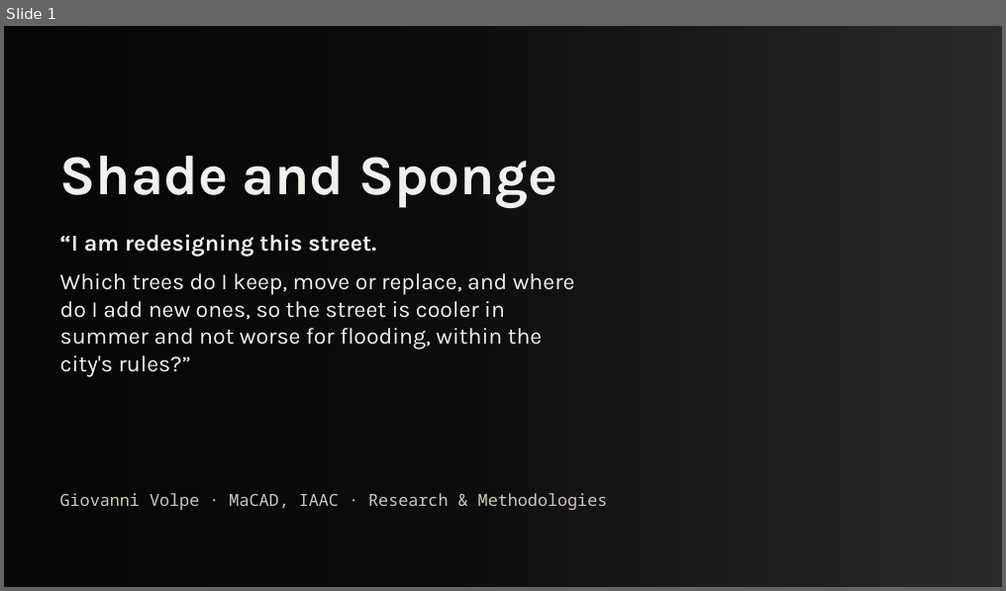
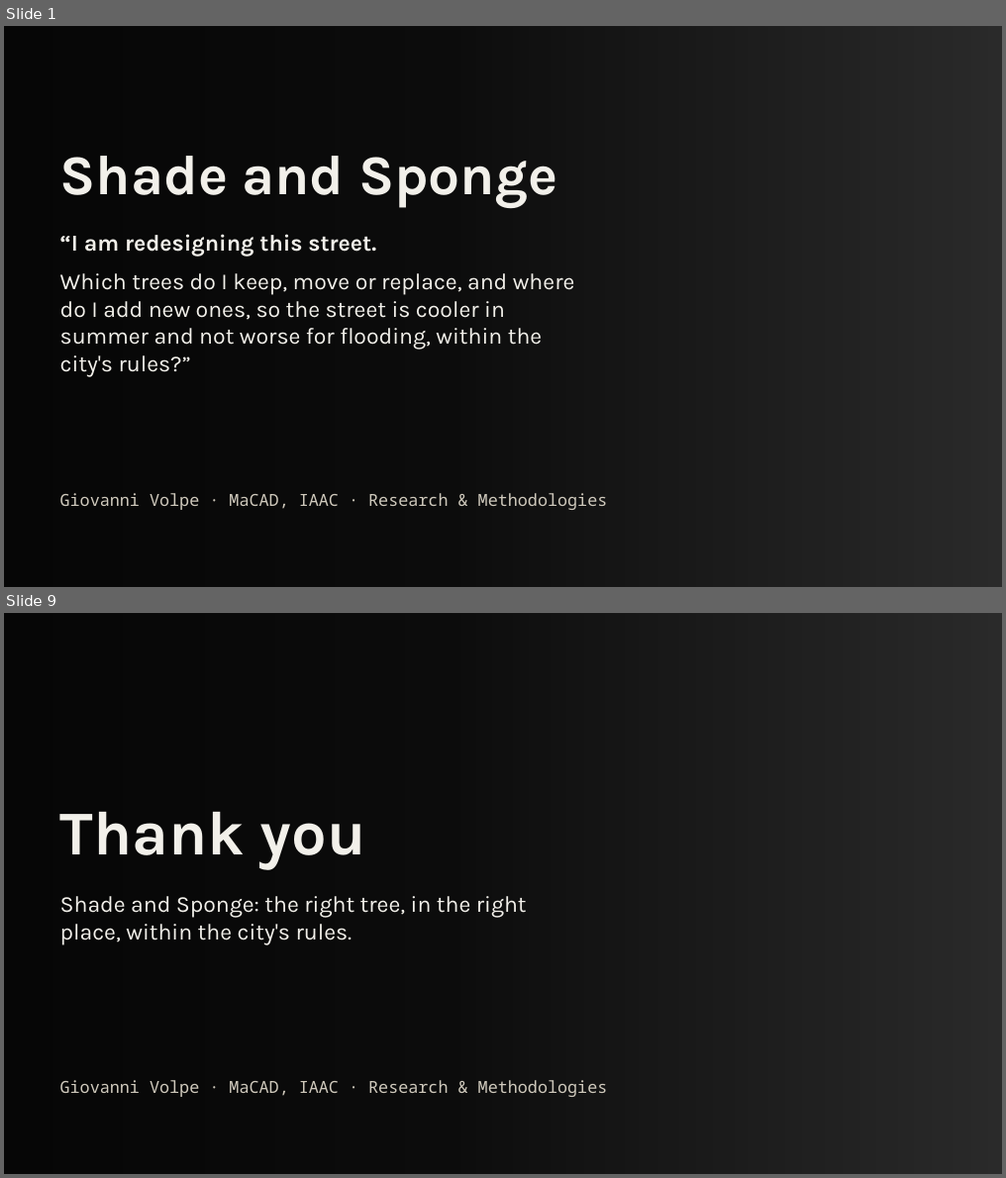
Before and after one commit to giofox96/shade-and-sponge, a slide deck: slides/rm_final/shade_and_sponge_rm_personal.pptx. Shown one above the other, each under a label of ours: slide 1 before the commit, slides 1 and 9 after it; the slides between them are not shown. The pictures are 1006x591 and 1006x1178 pixels, drawn with LibreOffice and Linux fonts; fonts in the diff are those of the drawing; background and template pictures are left out; a plain dark background stands for a picture behind light text. Boxes give left, top, right and bottom in pixels: in the first picture for what was removed or moved away, otherwise in the second. Text is boxed around its words. In the diff, an @@ line names an element or a change of style, - is before the commit and + after.

```diff
--- a/slides/rm_final/shade_and_sponge_rm_personal.pptx
+++ b/slides/rm_final/shade_and_sponge_rm_personal.pptx
@@ slide 9 added at [4,613,1002,1174], background picture (left out) @@
@@ rectangle added at [4,613,1002,1174], fill gradient #000000 @@
@@ text added at [60,811,366,869], 60 pt, text #F2F0EA, bold @@
+Thank you
@@ text added at [60,896,527,946], 22 pt, text #F2F0EA @@
+Shade and Sponge: the right tree, in the right place, within the city's rules.
@@ text added at [60,1080,608,1097], 16 pt, text #CFC9BC @@
+Giovanni Volpe · MaCAD, IAAC · Research & Methodologies
```
Also in this commit, not shown: 6 slides changed, 1 other slide added, 3 slides removed, 51 other files.
